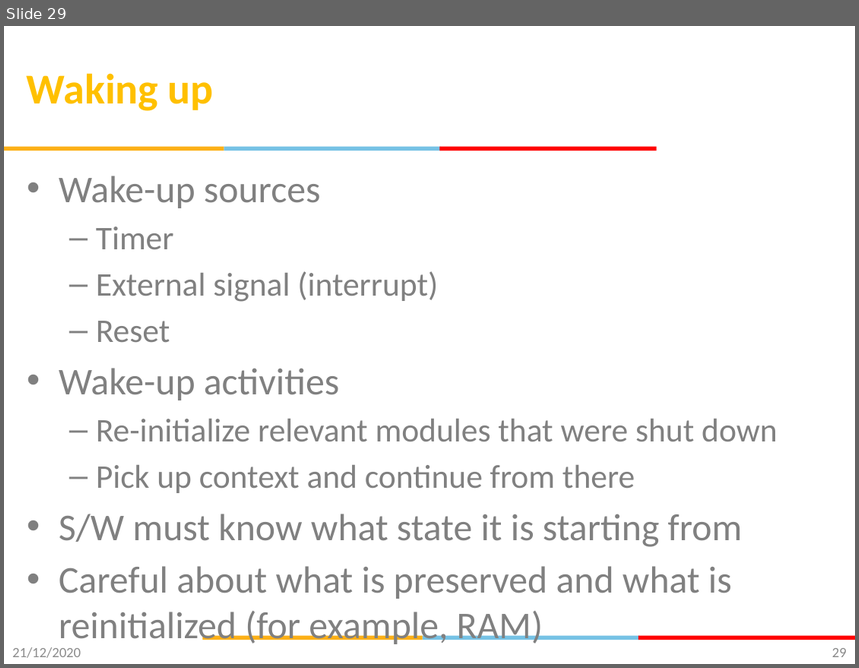
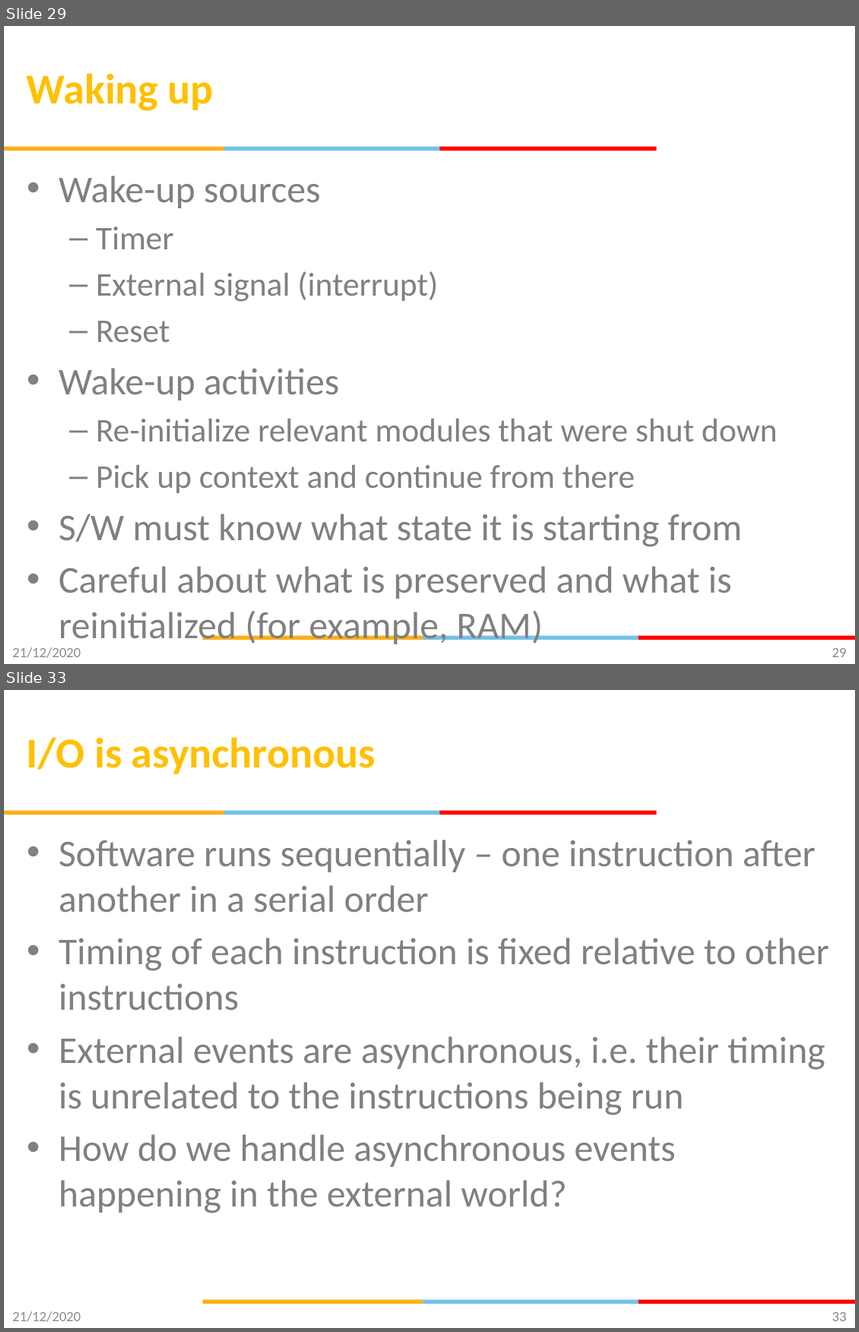
Before and after one commit to gsaurabhr-teaching/csg523-material, a slide deck: Lec-6-8-embedded-fundamentals.pptx. Shown one above the other, each under a label of ours: slide 29 before the commit, slides 29 and 33 after it; the slides between them are not shown. The pictures are 859x668 and 859x1332 pixels, drawn with LibreOffice and Linux fonts; fonts in the diff are those of the drawing; background and template pictures are left out. Boxes give left, top, right and bottom in pixels: in the first picture for what was removed or moved away, otherwise in the second. Text is boxed around its words. In the diff, an @@ line names an element or a change of style, - is before the commit and + after.

```diff
--- a/Lec-6-8-embedded-fundamentals.pptx
+++ b/Lec-6-8-embedded-fundamentals.pptx
@@ slide 33 added at (4, 690, 855, 1328), background #FFFFFF; not listed: 6 template elements that a slide beside it also shows @@
@@ title added at (27, 737, 376, 774), 36 pt, text #FFC000, bold @@
+I/O is asynchronous
@@ text added at (59, 840, 829, 1214), 32 pt, text #808080 @@
+• Software runs sequentially – one instruction after another in a serial order
+• Timing of each instruction is fixed relative to other instructions
+• External events are asynchronous, i.e. their timing is unrelated to the instructions being run
+• How do we handle asynchronous events happening in the external world?
@@ text added at (12, 1312, 81, 1322), 12 pt, text #8C8C8C @@
+21/12/2020
@@ page number added at (832, 1312, 847, 1322), 12 pt, text #898989 @@
+33
```
Also in this commit, not shown: 8 slides changed, 11 other slides added.
